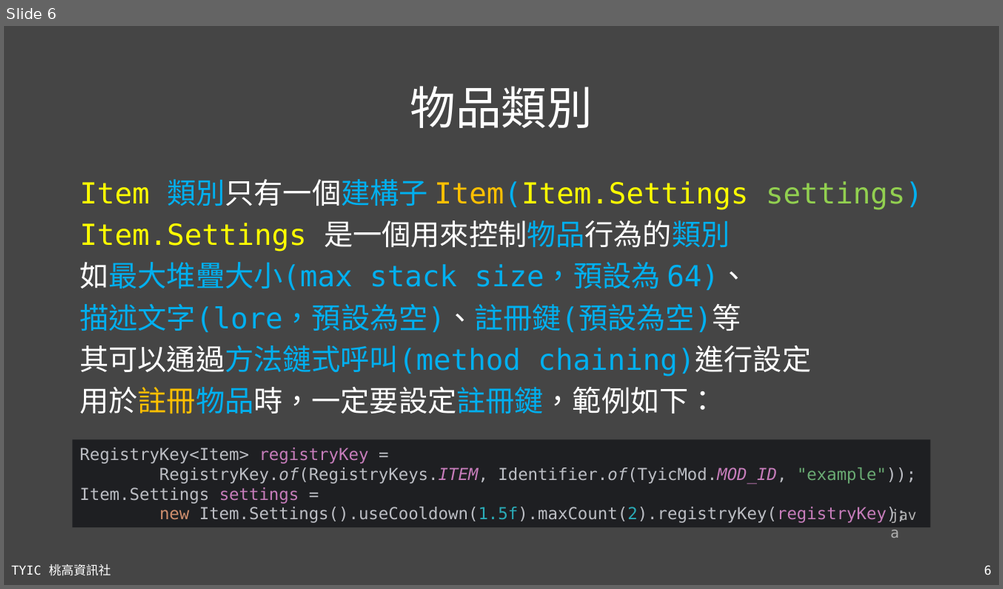
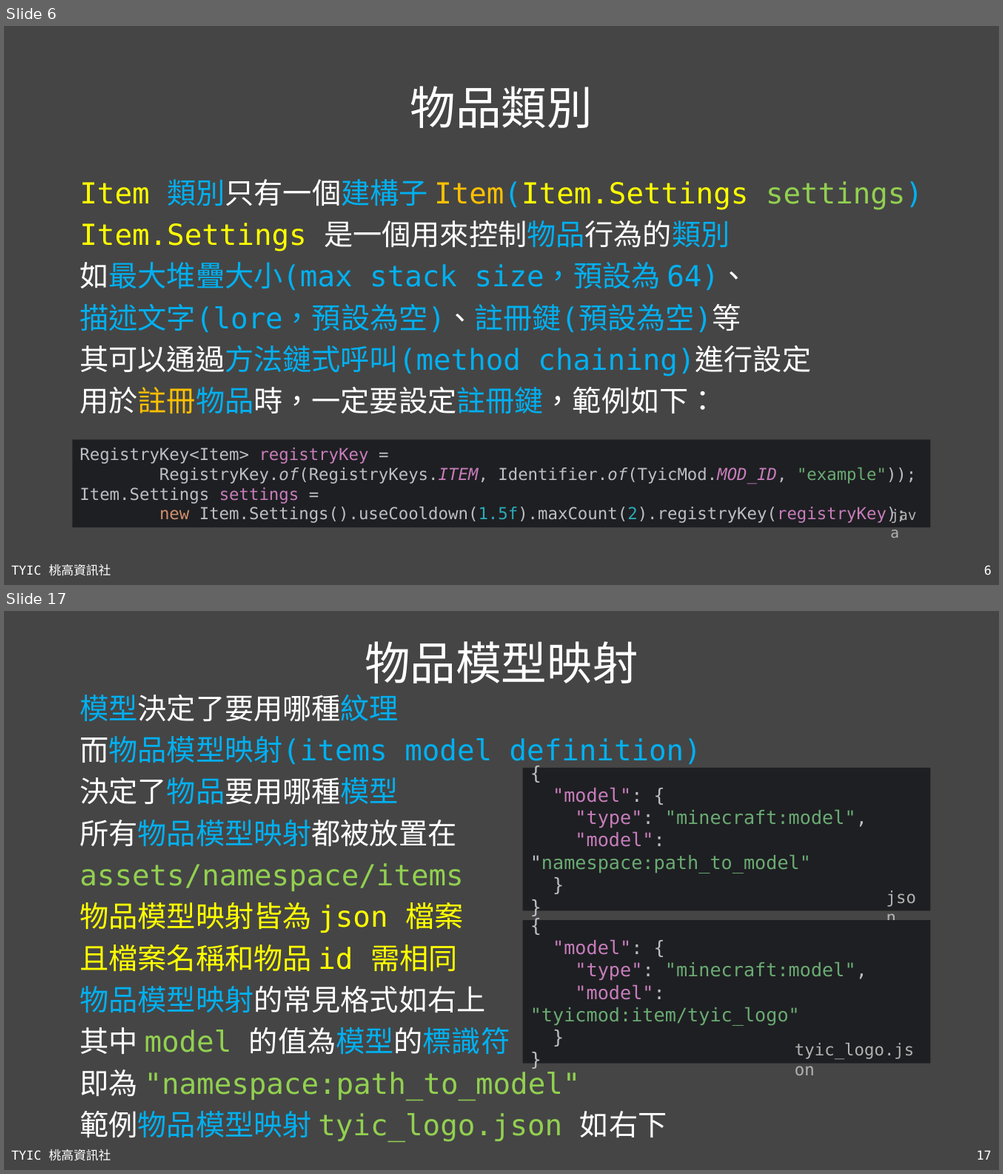
Before and after one commit to TYSHIC/slides, a slide deck: ppt/51_Java 專案：物品.pptx. Shown one above the other, each under a label of ours: slide 6 before the commit, slides 6 and 17 after it; the slides between them are not shown. The pictures are 1003x589 and 1003x1174 pixels, drawn with LibreOffice and Linux fonts; fonts in the diff are those of the drawing. Boxes give left, top, right and bottom in pixels: in the first picture for what was removed or moved away, otherwise in the second. Text is boxed around its words. In the diff, an @@ line names an element or a change of style, - is before the commit and + after.

```diff
--- a/ppt/51_Java 專案：物品.pptx
+++ b/ppt/51_Java 專案：物品.pptx
@@ slide 17 added at bbox=[4, 611, 999, 1170], background #454545; not listed: 2 template elements that a slide beside it also shows @@
@@ title added at bbox=[364, 641, 638, 684], 44 pt, text #FFFFFF @@
+物品模型映射
@@ text added at bbox=[79, 695, 701, 1142], 28 pt, text #92D050 @@
+模型決定了要用哪種紋理
+而物品模型映射(items model definition)
+決定了物品要用哪種模型
+所有物品模型映射都被放置在
+assets/namespace/items
+物品模型映射皆為 json 檔案
+且檔案名稱和物品 id 需相同
+物品模型映射的常見格式如右上
+其中 model 的值為模型的標識符
+即為 "namespace:path_to_model"
+範例物品模型映射 tyic_logo.json 如右下
@@ rectangle added at bbox=[523, 768, 930, 911], fill #1E1F22, 18 pt, text #6AAB73 @@
+{
+"model": {
+"type": "minecraft:model",
+"model": "namespace:path_to_model"
+}
+}
@@ text added at bbox=[879, 883, 930, 911], 16 pt, text #B2B2B2 @@
+json
@@ rectangle added at bbox=[523, 920, 930, 1064], fill #1E1F22, 18 pt, text #6AAB73 @@
+{
+"model": {
+"type": "minecraft:model",
+"model": "tyicmod:item/tyic_logo"
+}
+}
@@ text added at bbox=[794, 1043, 913, 1060], 16 pt, text #B2B2B2 @@
+tyic_logo.json
```
Also in this commit, not shown: 3 slides changed, 18 other slides added, 16 other files.
